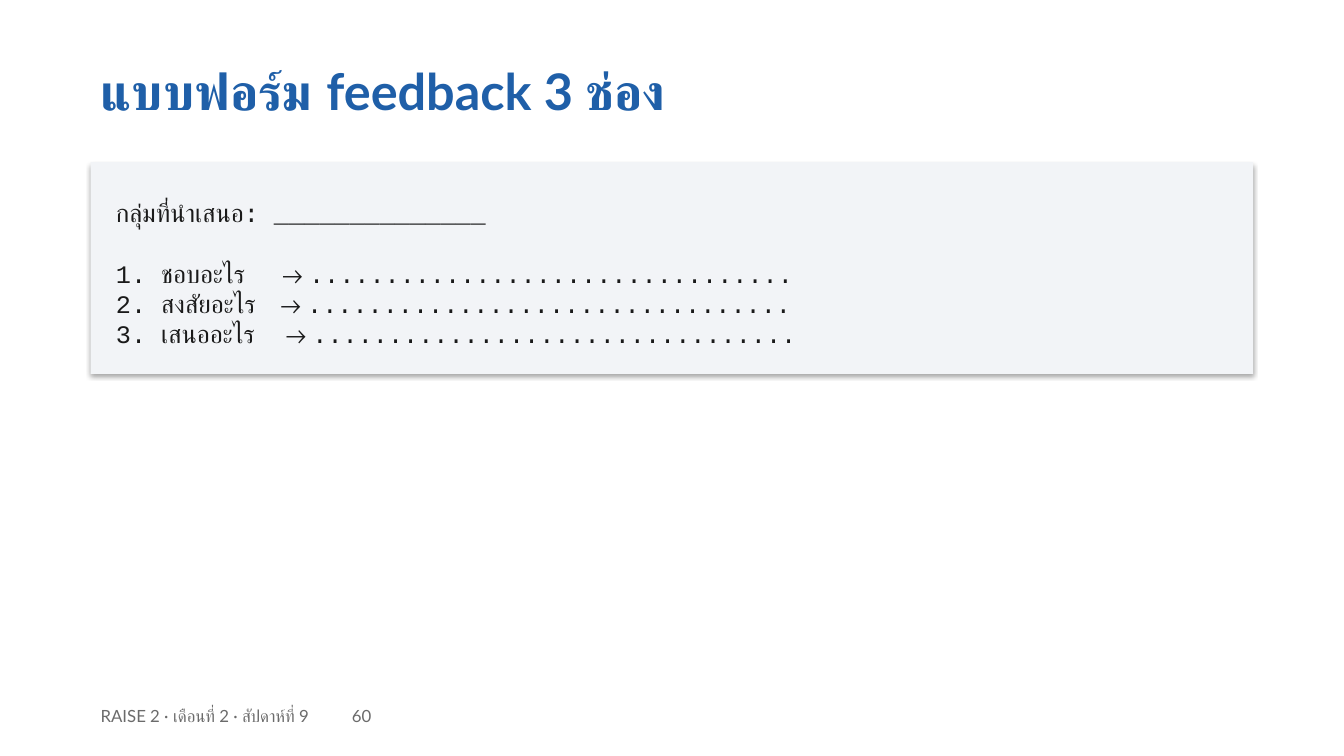
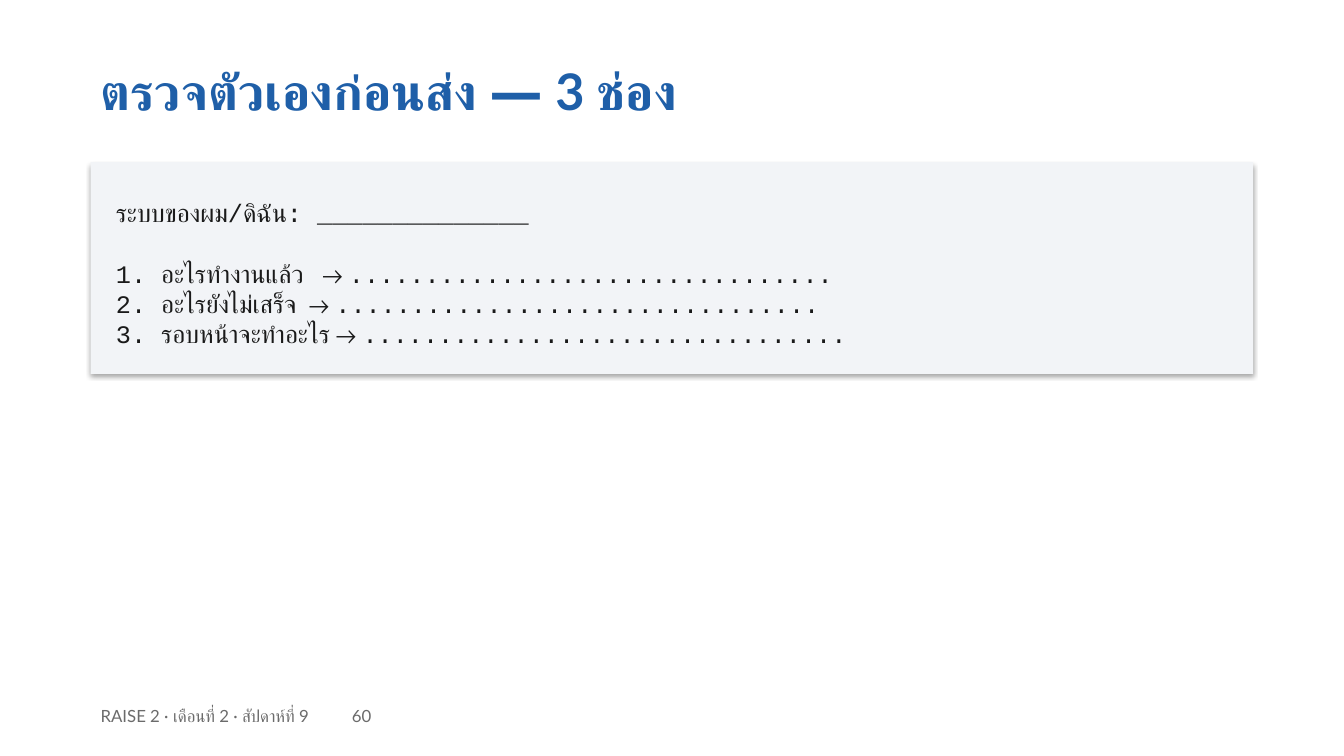
Before and after one commit to cnacha-mfu/raise2-module2, a slide deck: slide 60 of materials/week9/w9-slides.pptx. Drawn at 1344x756 pixels with LibreOffice and Linux fonts; fonts in the diff are those of the drawing. Boxes give left, top, right and bottom in pixels: in the first picture for what was removed or moved away, otherwise in the second. Text is boxed around its words. In the diff, an @@ line names an element or a change of style, - is before the commit and + after.

```diff
--- a/materials/week9/w9-slides.pptx
+++ b/materials/week9/w9-slides.pptx
@@ text at [101,71,677,111]: text changed @@
-แบบฟอร์ม feedback 3 ช่อง
+ตรวจตัวเองก่อนส่ง — 3 ช่อง
@@ text in rectangle at [116,203,330,344]: text changed @@
-กลุ่มที่นำเสนอ: ______________
-1. ชอบอะไร → ................................
-2. สงสัยอะไร → ................................
-3. เสนออะไร → ................................
+ระบบของผม/ดิฉัน: ______________
+1. อะไรทำงานแล้ว → ................................
+2. อะไรยังไม่เสร็จ → ................................
+3. รอบหน้าจะทำอะไร → ................................
```
Also in this commit, not shown: 24 other slides changed, 25 other files.
